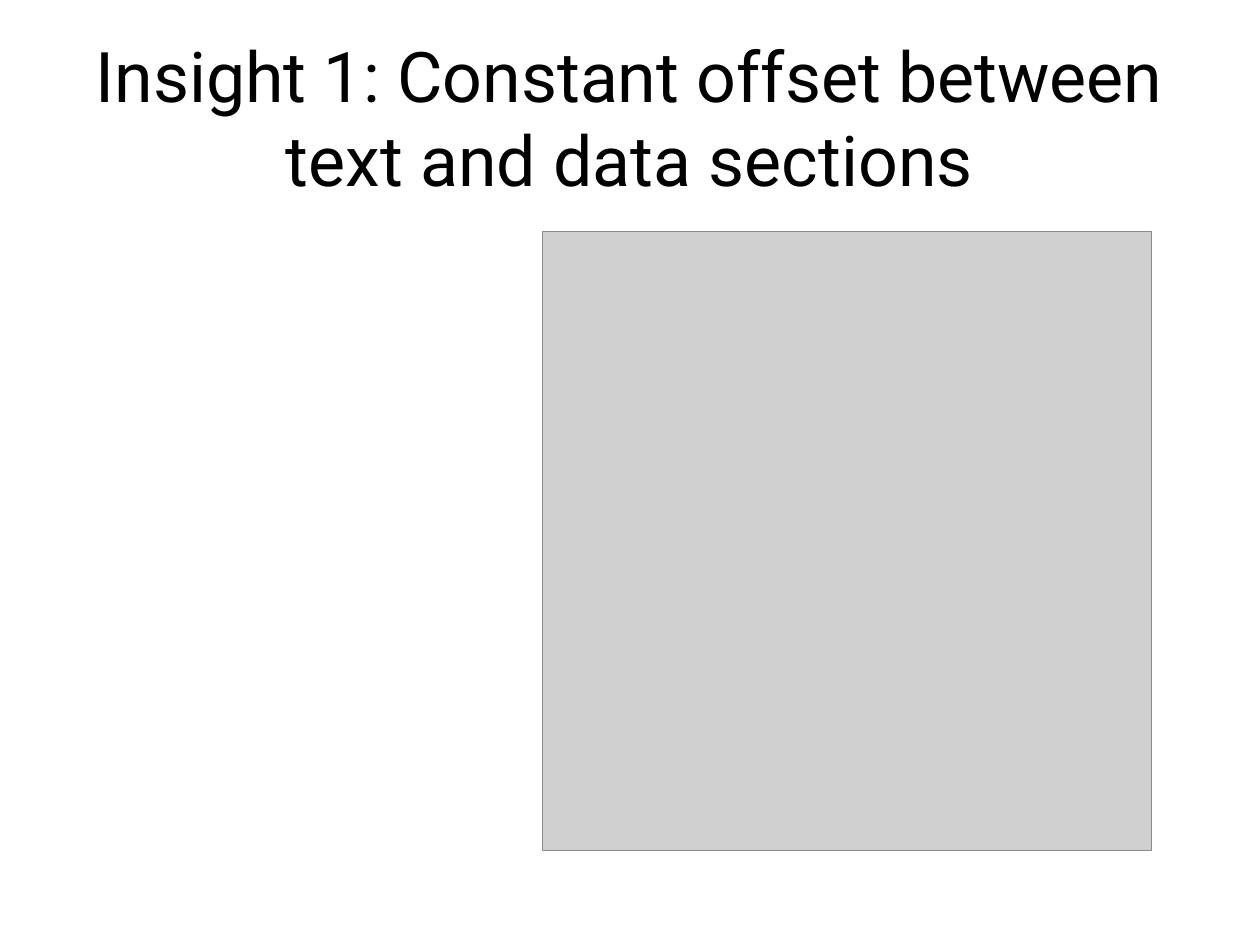
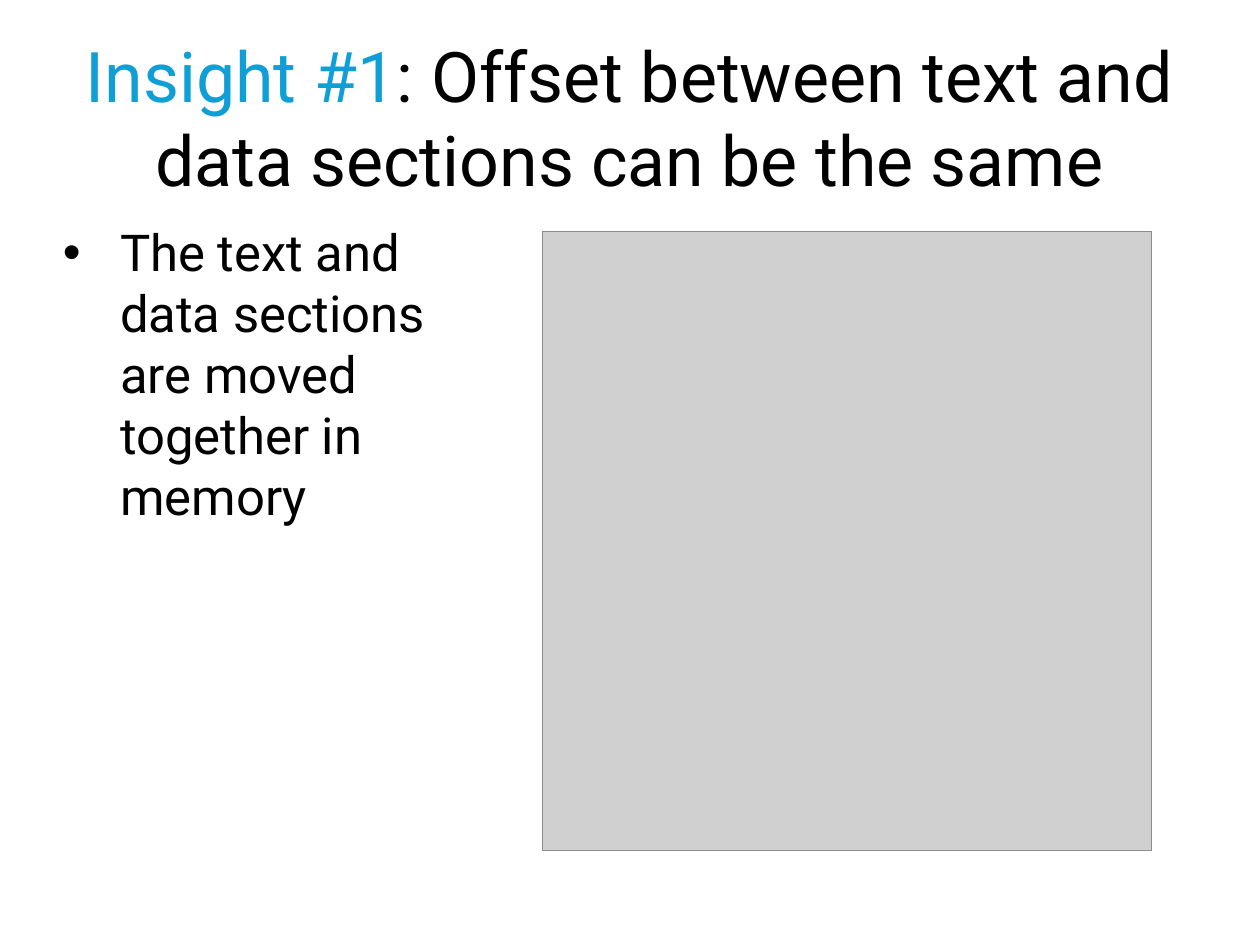
Before and after one commit to antonburtsev/cs5460, a slide deck: slide 102 of lectures/lecture05-linking-and-loading/lecture05-linking-and-loading.pptx (slide 103 before the commit). Drawn at 1260x945 pixels with LibreOffice and Linux fonts; fonts in the diff are those of the drawing; grey boxes stand for pictures. Boxes give left, top, right and bottom in pixels: in the first picture for what was removed or moved away, otherwise in the second. Text is boxed around its words. In the diff, an @@ line names an element or a change of style, - is before the commit and + after.

```diff
--- a/lectures/lecture05-linking-and-loading/lecture05-linking-and-loading.pptx
+++ b/lectures/lecture05-linking-and-loading/lecture05-linking-and-loading.pptx
@@ title at (86, 49, 1173, 187): text changed @@
-Insight 1: Constant offset between text and data sections
+Insight #1: Offset between text and data sections can be the same
@@ text added at (120, 233, 425, 526), 32 pt, text #000000 @@
+• The text and data sections are moved together in memory
```
Also in this commit, not shown: 42 other slides changed, 2 slides added, 2 slides removed, 2 other files.
